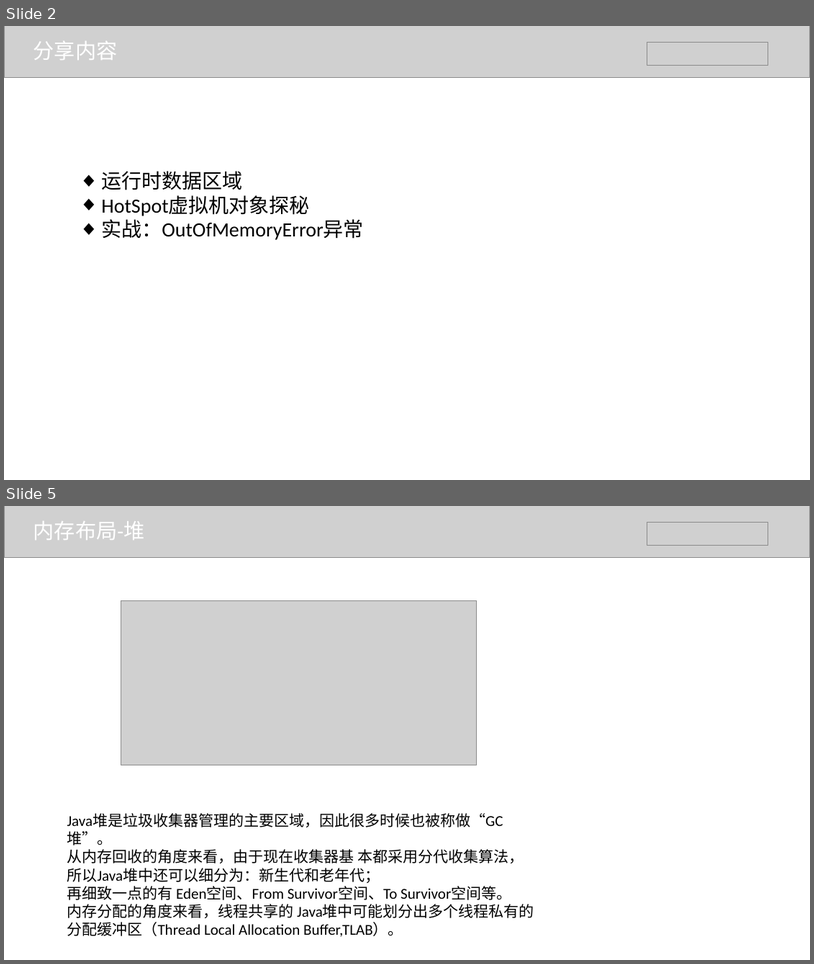
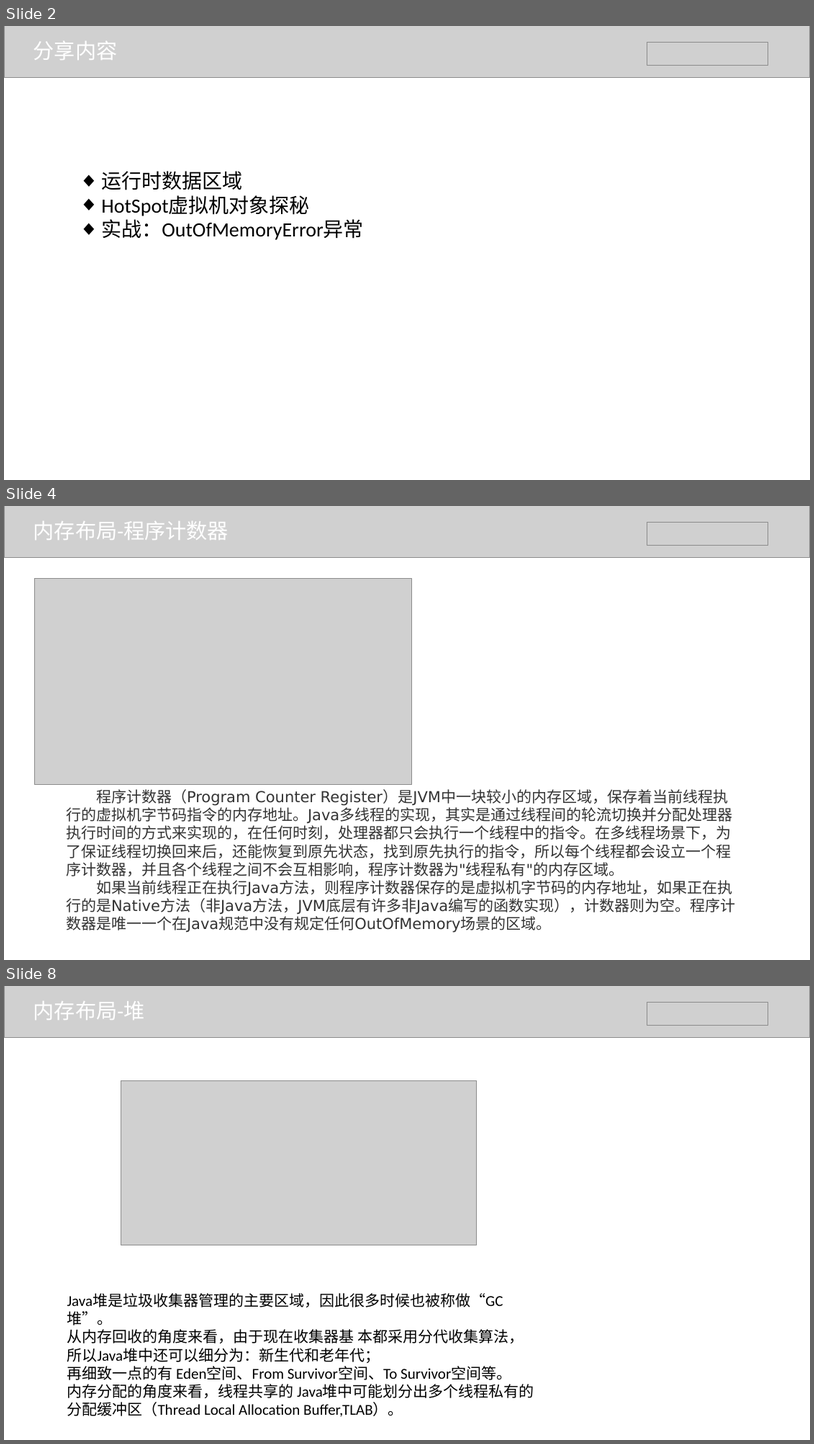
Before and after one commit to BraveMing/transfer-station, a slide deck: jvm/jvm内存管理-谭维明.pptx. Shown one above the other, each under a label of ours: slides 2 and 5 before the commit, slides 2, 4 and 8 after it; the slides between them are not shown. The pictures are 814x964 and 814x1444 pixels, drawn with LibreOffice and Linux fonts; fonts in the diff are those of the drawing; grey boxes stand for pictures. Boxes give left, top, right and bottom in pixels: in the first picture for what was removed or moved away, otherwise in the second. Text is boxed around its words. In the diff, an @@ line names an element or a change of style, - is before the commit and + after.

```diff
--- a/jvm/jvm内存管理-谭维明.pptx
+++ b/jvm/jvm内存管理-谭维明.pptx
@@ slide 4 added at bbox=[4, 506, 810, 960], background #FFFFFF @@
@@ picture added at bbox=[4, 506, 810, 557] @@
@@ text added at bbox=[34, 521, 229, 540], 25 pt, text #FFFFFF @@
+内存布局-程序计数器
@@ picture added at bbox=[647, 523, 769, 545] @@
@@ picture added at bbox=[34, 578, 412, 784] @@
@@ text added at bbox=[66, 789, 736, 932], 18 pt, text #333333 @@
+程序计数器（Program Counter Register）是JVM中一块较小的内存区域，保存着当前线程执行的虚拟机字节码指令的内存地址。Java多线程的实现，其实是通过线程间的轮流切换并分配处理器执行时间的方式来实现的，在任何时刻，处理器都只会执行一个线程中的指令。在多线程场景下，为了保证线程切换回来后，还能恢复到原先状态，找到原先执行的指令，所以每个线程都会设立一个程序计数器，并且各个线程之间不会互相影响，程序计数器为"线程私有"的内存区域。
+如果当前线程正在执行Java方法，则程序计数器保存的是虚拟机字节码的内存地址，如果正在执行的是Native方法（非Java方法，JVM底层有许多非Java编写的函数实现），计数器则为空。程序计数器是唯一一个在Java规范中没有规定任何OutOfMemory场景的区域。
@@ what was slide 5 is now slide 8 @@
```
Also in this commit, not shown: 2 slides changed, 6 other slides added.
